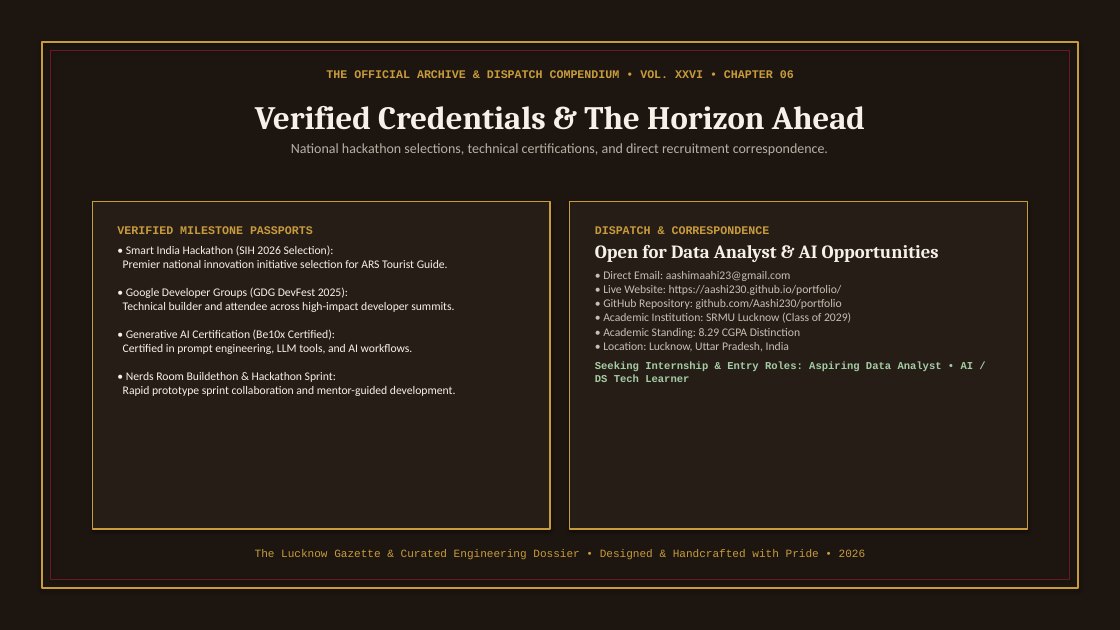
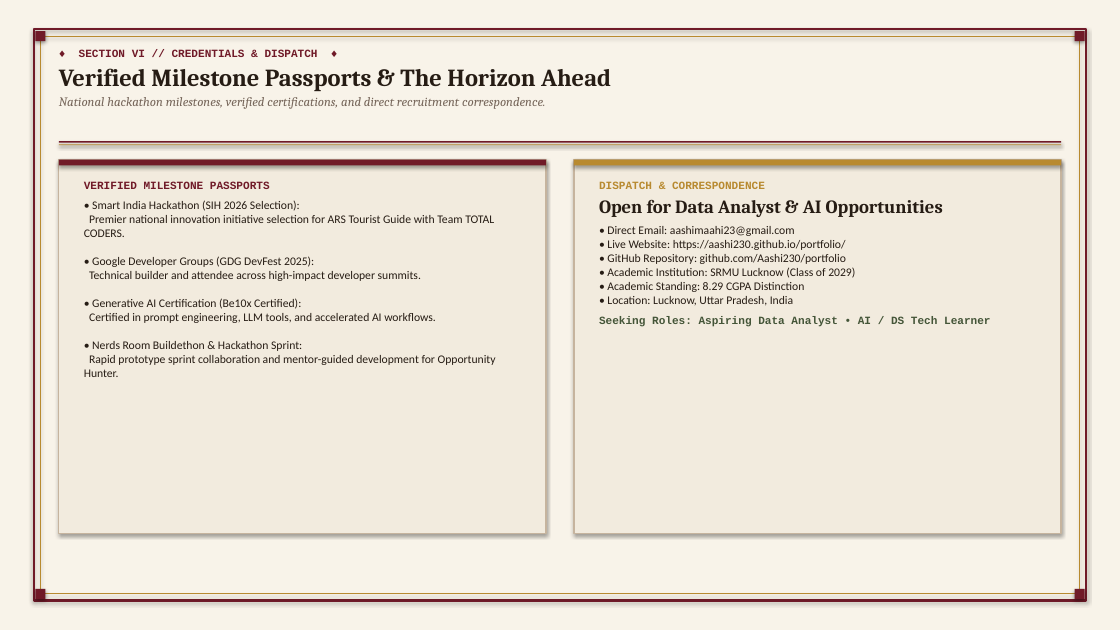
Before and after one commit to Aashi230/portfolio, a slide deck: slide 7 of Aashi_Srivastava_Portfolio_Presentation.pptx. Drawn at 1120x630 pixels with LibreOffice and Linux fonts; fonts in the diff are those of the drawing. Boxes give left, top, right and bottom in pixels: in the first picture for what was removed or moved away, otherwise in the second. Text is boxed around its words. In the diff, an @@ line names an element or a change of style, - is before the commit and + after.

Commit message:
Restyle presentation into authentic vintage broadside gazette and replace AI Mental Health with Opportunity Hunter

```diff
--- a/Aashi_Srivastava_Portfolio_Presentation.pptx
+++ b/Aashi_Srivastava_Portfolio_Presentation.pptx
@@ rectangle at <box>0,0,1120,630</box>: fill #1C1510 to #F8F3E9 @@
@@ rectangle: place and size @@
-rectangle at <box>42,42,1078,588</box>
+rectangle at <box>34,29,1086,601</box>
@@ rectangle at <box>34,29,1086,601</box>: outline #C89B3C 1.5 pt to #701A28 1.8 pt @@
@@ rectangle added at <box>35,31,45,41</box>, fill #701A28 @@
@@ rectangle: place and size @@
-rectangle at <box>50,50,1070,580</box>
+rectangle at <box>40,36,1080,594</box>
@@ rectangle at <box>40,36,1080,594</box>: outline #6B1724 0.75 pt to #B88A30 0.75 pt @@
@@ text at <box>59,49,611,109</box>: text changed; size 12 to 11 pt; font Calibri to Cambria; text colour #B9AFA5 to #76665A; italic on @@
-Verified Credentials & The Horizon Ahead
-National hackathon selections, technical certifications, and direct recruitment correspondence.
+♦ SECTION VI // CREDENTIALS & DISPATCH ♦
+Verified Milestone Passports & The Horizon Ahead
+National hackathon milestones, verified certifications, and direct recruitment correspondence.
@@ rectangle added at <box>1075,31,1085,41</box>, fill #701A28 @@
@@ text removed at <box>326,70,794,78</box> @@
-THE OFFICIAL ARCHIVE & DISPATCH COMPENDIUM • VOL. XXVI • CHAPTER 06
@@ rectangle added at <box>59,141,1061,143</box>, fill #701A28 @@
@@ rectangle added at <box>59,145,1061,145</box>, fill #B88A30 @@
@@ rectangle at <box>59,160,546,534</box>: fill #261D17 to #F2EBDE; outline #C89B3C 1.2 pt to #C6B49E 1.2 pt @@
@@ rectangle: place and size @@
-rectangle at <box>92,202,550,529</box>
+rectangle at <box>59,160,546,534</box>
@@ rectangle added at <box>59,160,546,166</box>, fill #701A28 @@
@@ text "VERIFIED MILESTONE PASSPORTS": place and size @@
-text "VERIFIED MILESTONE PASSPORTS" at <box>117,226,456,396</box>
+text "VERIFIED MILESTONE PASSPORTS" at <box>84,182,496,377</box>
@@ rectangle: place and size @@
-rectangle at <box>570,202,1028,529</box>
+rectangle at <box>574,160,1061,534</box>
@@ rectangle at <box>574,160,1061,534</box>: fill #261D17 to #F2EBDE; outline #C89B3C 1.2 pt to #C6B49E 1.2 pt @@
@@ rectangle added at <box>574,160,1061,166</box>, fill #B88A30 @@
@@ text "DISPATCH & CORRESPONDENCE": place and size @@
-text "DISPATCH & CORRESPONDENCE" at <box>595,226,974,382</box>
+text "DISPATCH & CORRESPONDENCE" at <box>599,182,990,327</box>
@@ text at <box>84,200,496,377</box>: text changed; text colour #F6F1E8 to #261C14 @@
-• Smart India Hackathon (SIH 2026 Selection):
-Premier national innovation initiative selection for ARS Tourist Guide.
-• Google Developer Groups (GDG DevFest 2025):
-Technical builder and attendee across high-impact developer summits.
-• Generative AI Certification (Be10x Certified):
-Certified in prompt engineering, LLM tools, and AI workflows.
-• Nerds Room Buildethon & Hackathon Sprint:
-Rapid prototype sprint collaboration and mentor-guided development.
+• Smart India Hackathon (SIH 2026 Selection):
+Premier national innovation initiative selection for ARS Tourist Guide with Team TOTAL CODERS.
+• Google Developer Groups (GDG DevFest 2025):
+Technical builder and attendee across high-impact developer summits.
+• Generative AI Certification (Be10x Certified):
+Certified in prompt engineering, LLM tools, and accelerated AI workflows.
+• Nerds Room Buildethon & Hackathon Sprint:
+Rapid prototype sprint collaboration and mentor-guided development for Opportunity Hunter.
@@ text at <box>84,182,270,189</box>: size 10 to 9.5 pt, text colour #C89B3C to #701A28 in "VERIFIED MILESTONE PASSPORTS" @@
@@ text at <box>599,182,943,306</box>: size 10 to 9.5 pt, text colour #C89B3C to #B88A30 in "DISPATCH & CORRESPONDENCE"; text colour #F6F1E8 to #261C14 in "Open for Data Analyst & AI Opportunities"; text colour #C8BEB4 to #261C14 in "• Direct Email: aashimaahi23@gmail.com • Live Website: ..."; less space between paragraphs @@
@@ text at <box>599,317,990,327</box>: text changed; size 9 to 9.5 pt; text colour #A5CDA5 to #445538 @@
-Seeking Internship & Entry Roles: Aspiring Data Analyst • AI / DS Tech Learner
+Seeking Roles: Aspiring Data Analyst • AI / DS Tech Learner
@@ text removed at <box>255,549,866,560</box> @@
-The Lucknow Gazette & Curated Engineering Dossier • Designed & Handcrafted with Pride • 2026
@@ rectangle added at <box>35,589,45,599</box>, fill #701A28 @@
@@ rectangle added at <box>1075,589,1085,599</box>, fill #701A28 @@
```
Also in this commit, not shown: 5 other slides changed, 1 slide added, 1 slide removed, 2 other files.
